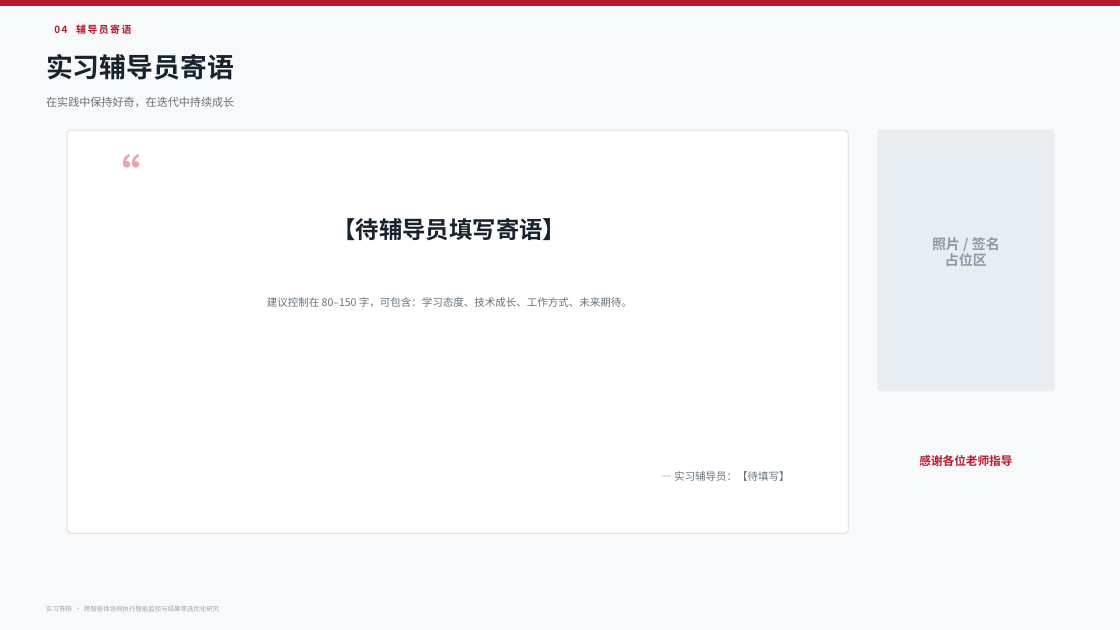
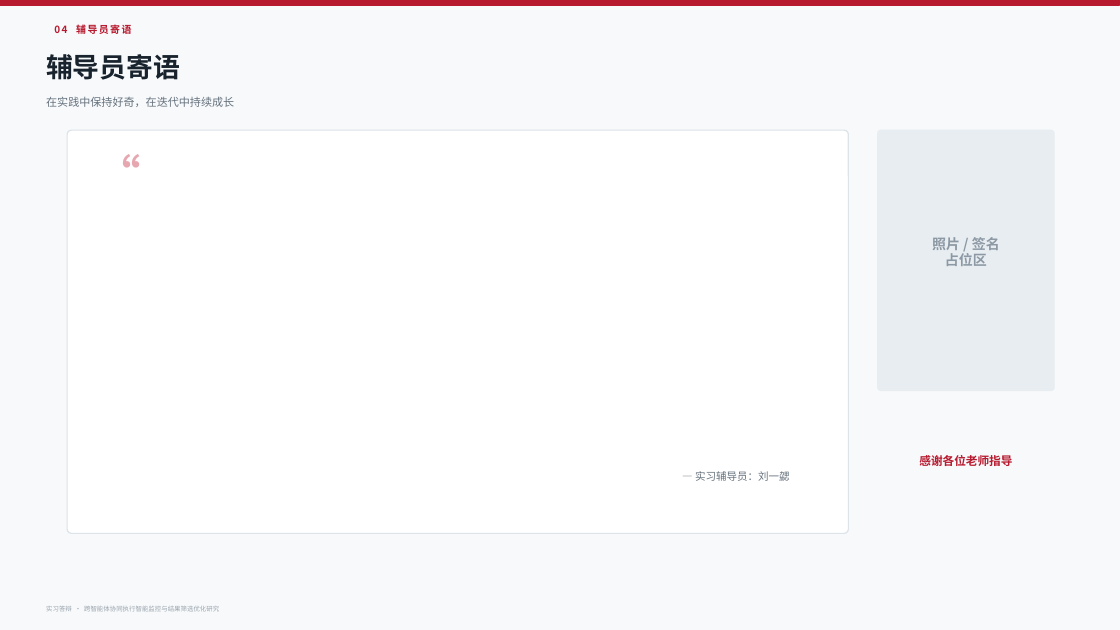
Before and after one commit to xiejiani1207/AgentCoMonitor, a slide deck: slide 10 of docs/实习答辩PPT_AgentCoMonitor_真实项目版_V2.1.pptx. Drawn at 1120x630 pixels with LibreOffice and Linux fonts; fonts in the diff are those of the drawing. Boxes give left, top, right and bottom in pixels: in the first picture for what was removed or moved away, otherwise in the second. Text is boxed around its words. In the diff, an @@ line names an element or a change of style, - is before the commit and + after.

```diff
--- a/docs/实习答辩PPT_AgentCoMonitor_真实项目版_V2.1.pptx
+++ b/docs/实习答辩PPT_AgentCoMonitor_真实项目版_V2.1.pptx
@@ text at [46,54,180,80]: text changed @@
-实习辅导员寄语
+辅导员寄语
@@ text removed at [332,218,566,241] @@
-【待辅导员填写寄语】
@@ text removed at [267,297,632,307] @@
-建议控制在 80–150 字，可包含：学习态度、技术成长、工作方式、未来期待。
@@ text at [695,471,790,481]: text changed @@
-— 实习辅导员：【待填写】
+— 实习辅导员：刘一勰
```
Also in this commit, not shown: 8 other slides changed, 5 other files.
